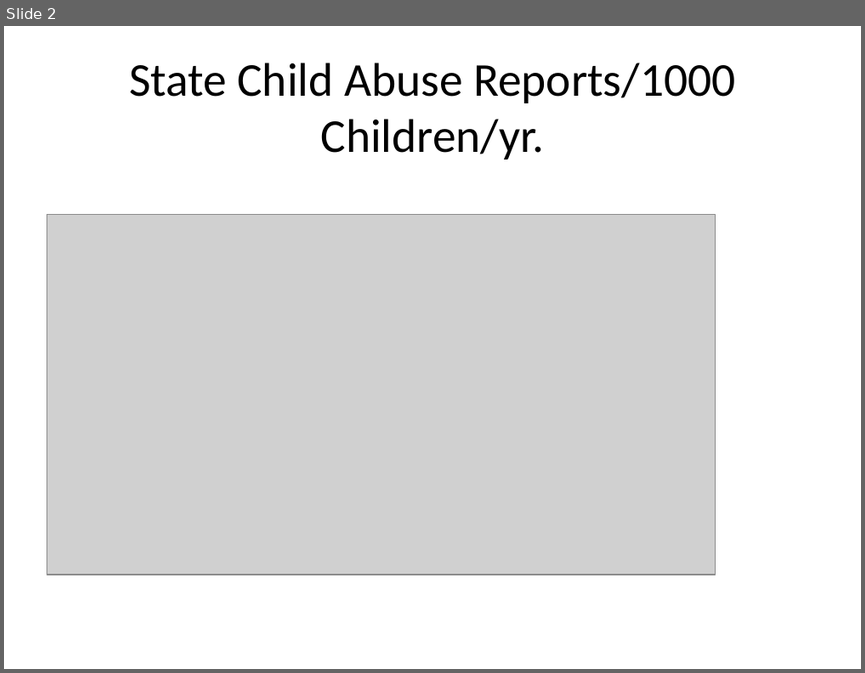
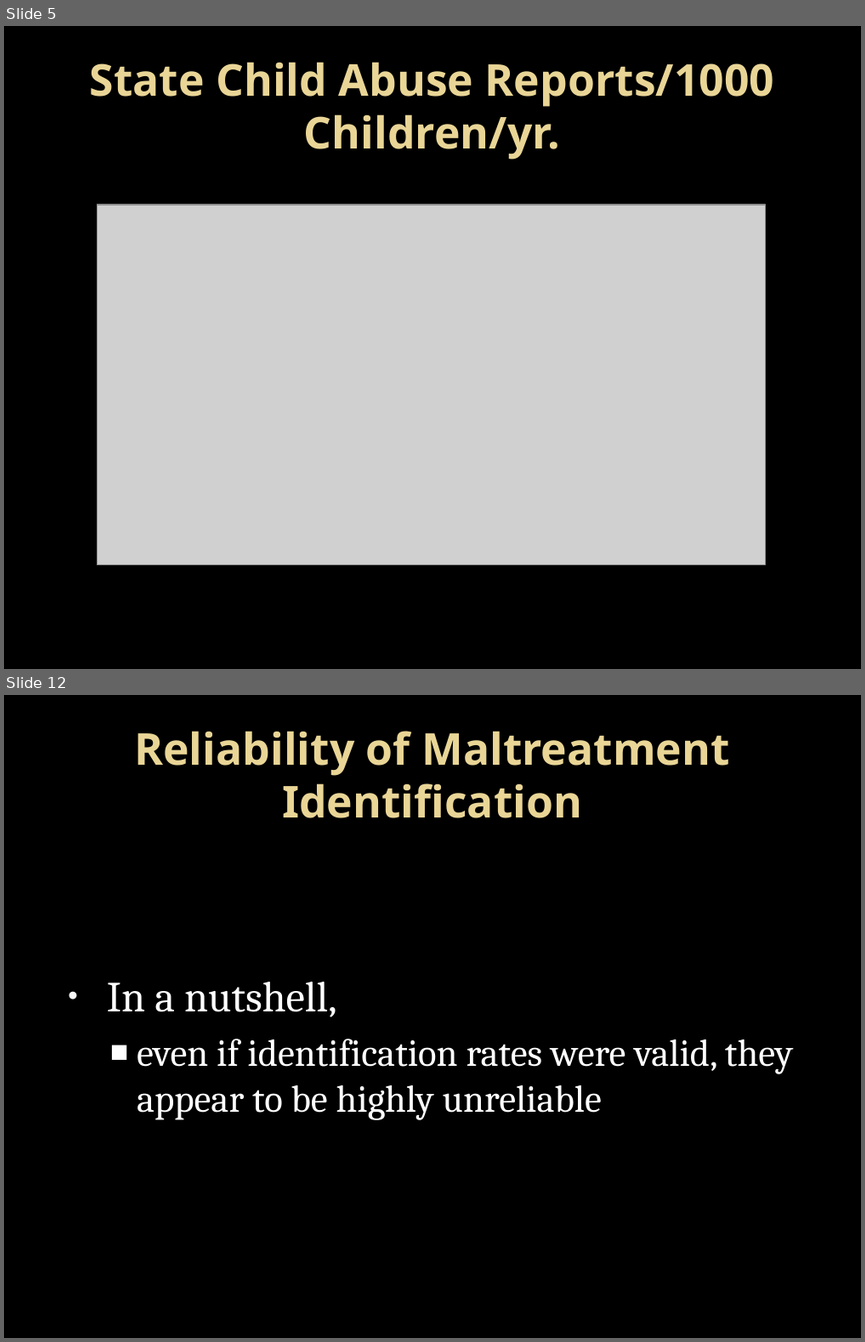
Before and after one commit to OuhscBbmc/SafeCareSpatial, a slide deck: National/chadwick materials/bard_draft1.pptx. Shown one above the other, each under a label of ours: slide 2 before the commit, slides 5 and 12 after it; the slides between them are not shown. The pictures are 865x673 and 865x1342 pixels, drawn with LibreOffice and Linux fonts; fonts in the diff are those of the drawing; grey boxes stand for pictures; background and template pictures are left out. Boxes give left, top, right and bottom in pixels: in the first picture for what was removed or moved away, otherwise in the second. Text is boxed around its words. In the diff, an @@ line names an element or a change of style, - is before the commit and + after.

```diff
--- a/National/chadwick materials/bard_draft1.pptx
+++ b/National/chadwick materials/bard_draft1.pptx
@@ slide 12 added at (4,695,861,1338), background picture (left out) @@
@@ title added at (134,731,729,818), 36.9 pt, text gradient #EAD696 to #E7D081, bold @@
+Reliability of Maltreatment Identification
@@ text added at (107,981,793,1120), 32 pt, text #FFFFFF @@
+• In a nutshell,
+  ■ even if identification rates were valid, they appear to be highly unreliable
@@ what was slide 2 is now slide 5 @@
@@ slide 5 changed as well @@
@@ background #FFFFFF to picture (left out) @@
@@ title "State Child Abuse Reports/1000 Children/yr." at (90,62,775,159): size 39.6 to 36.9 pt, font Calibri to Noto Sans, text colour #000000 to gradient #EAD696 to #E7D081, bold on @@
@@ picture: place and size @@
-picture at (46,215,715,574)
+picture at (97,204,765,564)
```
Also in this commit, not shown: 1 other slide changed, 21 other slides added, 1 slide removed, 17 other files.
